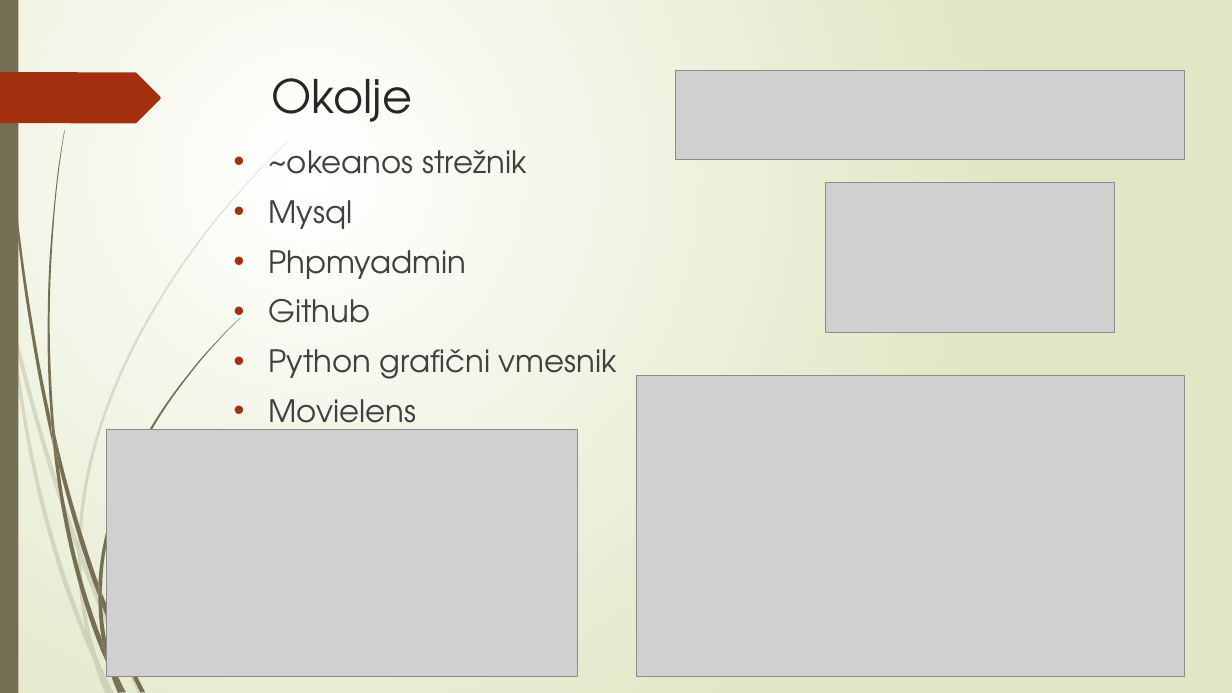
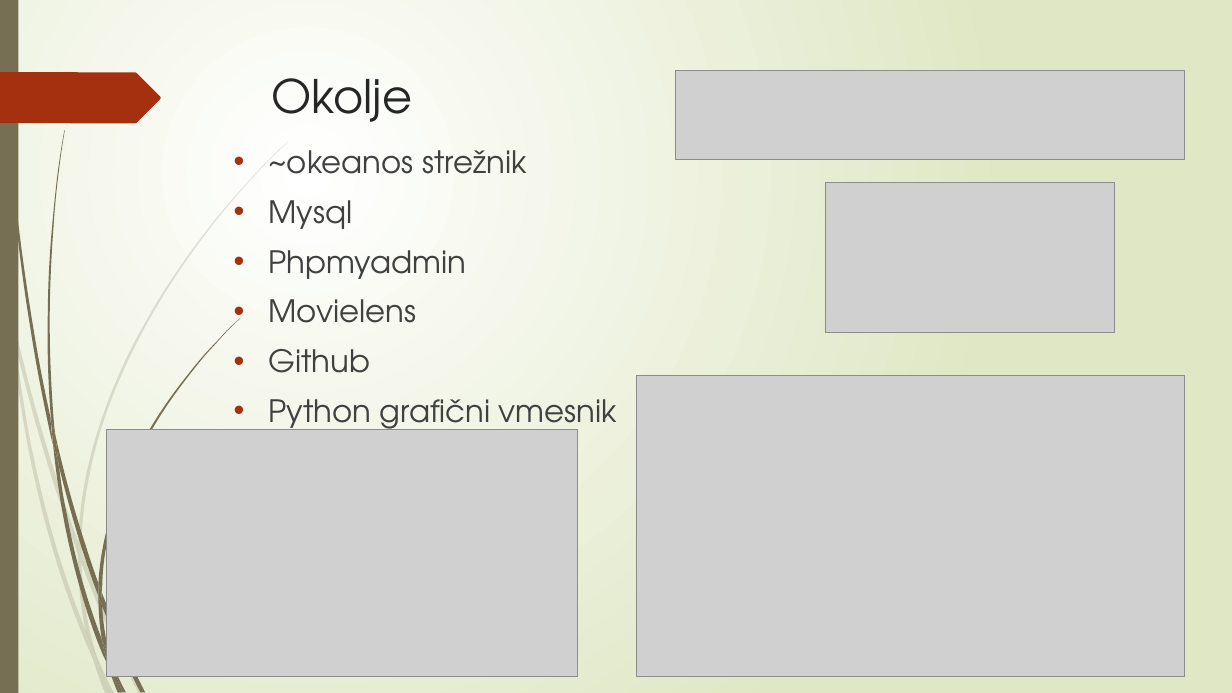
Before and after one commit to lavrinec/TUP, a slide deck: slide 2 of doc/predstavitev.pptx. Drawn at 1232x693 pixels with LibreOffice and Linux fonts; fonts in the diff are those of the drawing; grey boxes stand for pictures. Boxes give left, top, right and bottom in pixels: in the first picture for what was removed or moved away, otherwise in the second. Text is boxed around its words. In the diff, an @@ line names an element or a change of style, - is before the commit and + after.

```diff
--- a/doc/predstavitev.pptx
+++ b/doc/predstavitev.pptx
@@ text at <box>268,299,416,323</box>: paragraph added @@
+• Movielens
@@ text at <box>268,399,416,430</box>: paragraph removed @@
-• Movielens
```
Also in this commit, not shown: 1 other slide changed.
